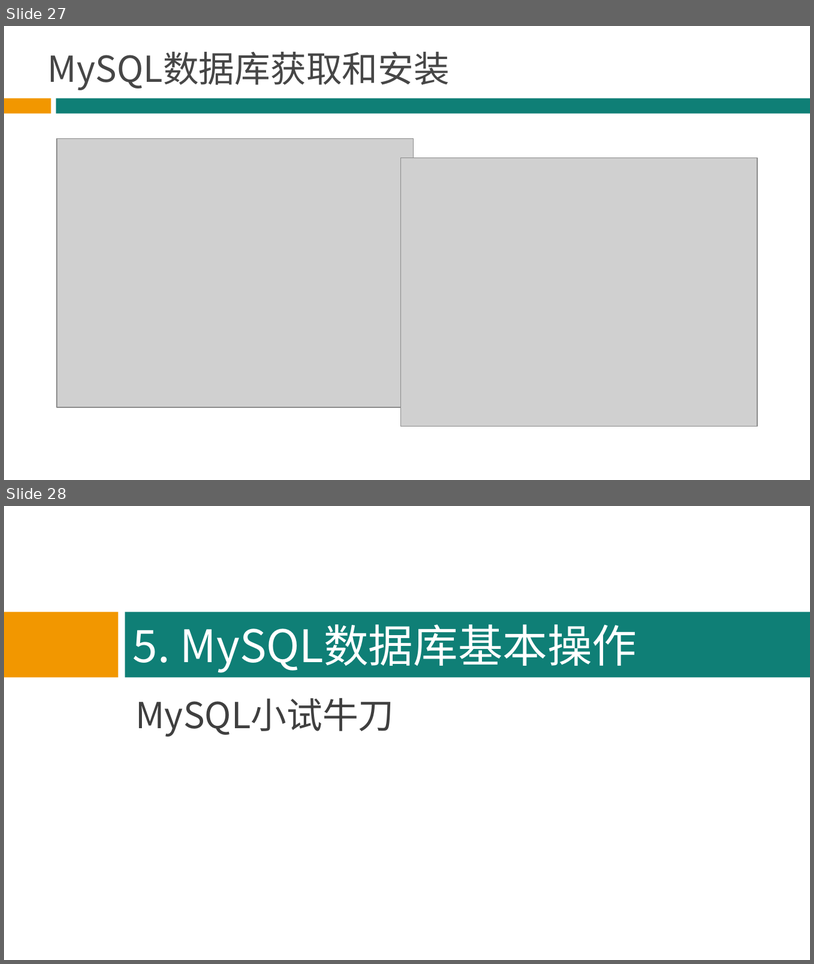
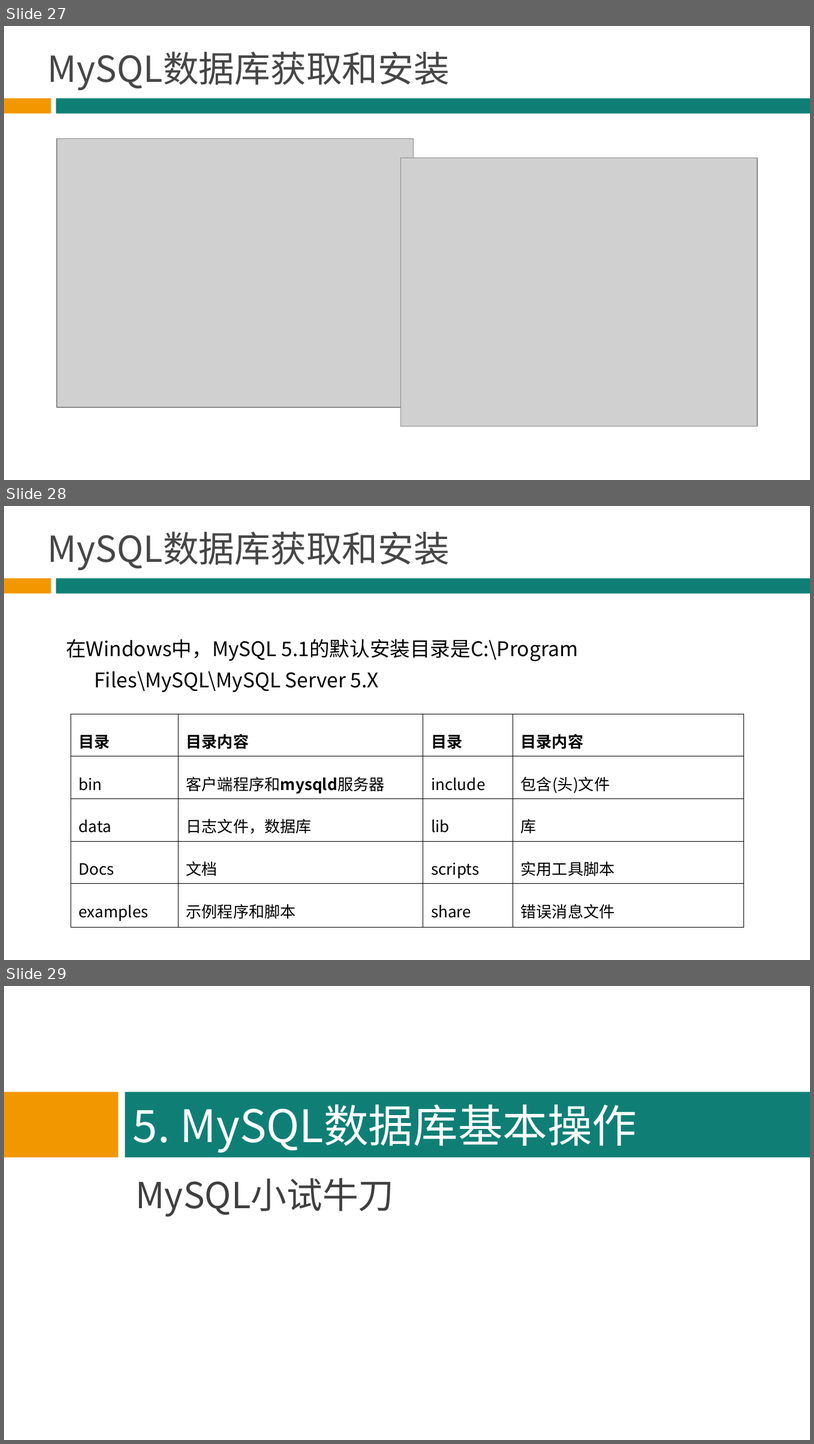
Before and after one commit to hbsiteam/Teaching2013, a slide deck: 3G/MySQL数据库/MySQL_PPT_1.0.0/MySQL-chapter-1-v1.0.0.ppt. Shown one above the other, each under a label of ours: slides 27 and 28 before the commit, slides 27, 28 and 29 after it. The pictures are 814x964 and 814x1444 pixels, drawn with LibreOffice and Linux fonts; fonts in the diff are those of the drawing; grey boxes stand for pictures; background and template pictures are left out. Boxes give left, top, right and bottom in pixels: in the first picture for what was removed or moved away, otherwise in the second. Text is boxed around its words. In the diff, an @@ line names an element or a change of style, - is before the commit and + after.

```diff
--- a/3G/MySQL数据库/MySQL_PPT_1.0.0/MySQL-chapter-1-v1.0.0.ppt
+++ b/3G/MySQL数据库/MySQL_PPT_1.0.0/MySQL-chapter-1-v1.0.0.ppt
@@ slide 28 added at <box>4,506,810,960</box>, background #FFFFFF; not listed: 2 template elements that a slide beside it also shows @@
@@ title added at <box>48,532,450,570</box>, 32 pt, text #464646 @@
+MySQL数据库获取和安装
@@ text added at <box>66,639,578,692</box>, 18 pt, text #000000 @@
+在Windows中，MySQL 5.1的默认安装目录是C:\Program Files\MySQL\MySQL Server 5.X
@@ table added at <box>71,714,743,923</box>, 5 rows, 4 columns @@
+目录 | 目录内容 | 目录 | 目录内容
+bin | 客户端程序和mysqld服务器 | include | 包含(头)文件
+data | 日志文件，数据库 | lib | 库
+Docs | 文档 | scripts | 实用工具脚本
+examples | 示例程序和脚本 | share | 错误消息文件
@@ what was slide 28 is now slide 29 @@
```
Also in this commit, not shown: 1 other file.
